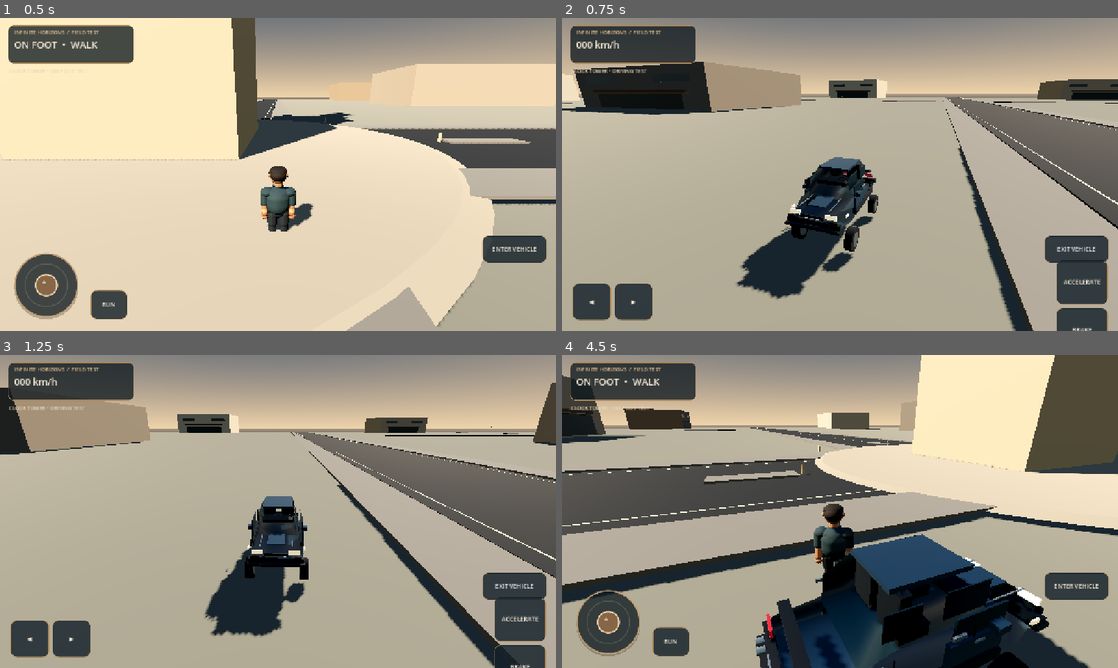
Above: before the commit, frames 1-4 (two rows, left to right).
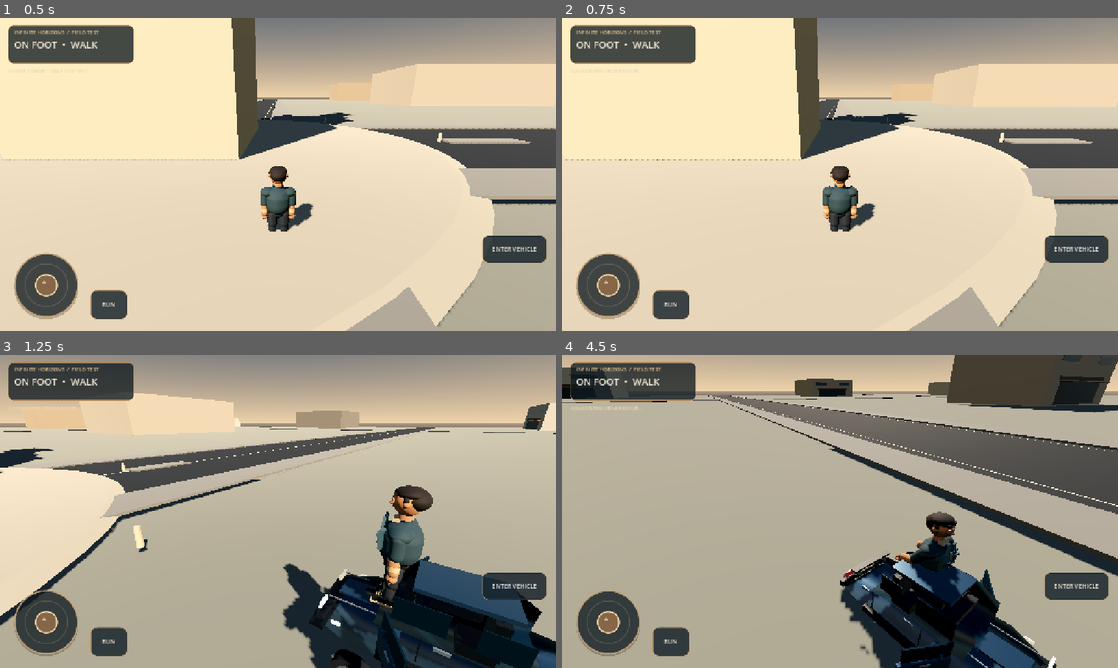
Above: after the commit, the same moments.

Repository: strideproject77-lgtm/Hill-Climb
Game: Godot game, scene res://scenes/main.tscn
Two runs of this game, one before a commit and one after it. Both use one fixed random seed, a clock stepped at 60 frames per second and the inputs below.
Inputs (mouse positions are in pixels of both pictures, inside the frame that each line leads up to):
- Up to frame 1 (0.5 s): no input
- Up to frame 2 (0.75 s): click "ENTER VEHICLE" at 0.5 s
- Up to frame 3 (1.25 s): no input
- Up to frame 4 (4.5 s): click "EXIT VEHICLE" (after the commit: "ENTER VEHICLE") at 1.25 s; tap Enter at 2 s; move the mouse to (962, 495) at 2.02 s; hold Right 2.03-2.75 s; tap E at 2.1, 3.6 s; click (962, 495) at 2.17 s; drag from (728, 527) to (812, 574) at 2.77 s; move the mouse to (895, 442) at 3.52 s; hold Right 3.53-4.25 s; drag from (812, 574) to (673, 464) at 4.27 s

Frame 1 is identical in both runs. In frame 2, 80% of the frame differs, in the area x 0-100%, y 0-100%; in frame 3, 50%; in frame 4, 58%.

Commit message:
Add animated coupe door and driver entry exit sequence

Diff:
--- a/game/scripts/open_world.gd
+++ b/game/scripts/open_world.gd
@@ -232,38 +232,76 @@
 func _update_player_input() -> void:
 	player.set_move_input(joystick_axis,bool(held_controls.get("sprint",false)))
 
+var vehicle_transition_busy := false
+
 func _toggle_vehicle() -> void:
-	# Clear any held analog/digital movement before switching control modes.
+	if vehicle_transition_busy:
+		return
+	if driving:
+		_exit_vehicle_sequence()
+	else:
+		_enter_vehicle_sequence()
+
+func _enter_vehicle_sequence() -> void:
+	if player.global_position.distance_to(vehicle.global_position) > 14.5:
+		mode_label.text = "MOVE CLOSER TO THE COUPE"
+		return
+	vehicle_transition_busy = true
+	_clear_on_foot_input()
+	mode_label.text = "UNLOCKING DRIVER DOOR..."
+	vehicle.set_doors_open(true,0.48)
+	await get_tree().create_timer(0.52).timeout
+	# A short approach/seat transition: the character is moved to the driver
+	# seat, adopts a seated pose, then the door closes before driving begins.
+	var seat_world: Transform3D = vehicle.get_driver_seat_transform()
+	var side_step := vehicle.global_transform.basis.x * -1.18
+	var approach := seat_world.origin + side_step + Vector3.UP * 0.08
+	var approach_tween := create_tween()
+	approach_tween.tween_property(player,"global_position",approach,0.28).set_trans(Tween.TRANS_SINE).set_ease(Tween.EASE_OUT)
+	await approach_tween.finished
+	player.rotation.y = vehicle.rotation.y
+	player.set_physics_process(false)
+	player.collision_layer = 0
+	player.collision_mask = 0
+	player.enter_vehicle_visual(vehicle.model_root,vehicle.driver_seat.position)
+	player.visible = false
+	vehicle.set_doors_open(false,0.38)
+	await get_tree().create_timer(0.42).timeout
+	driving = true
+	vehicle.freeze = false
+	vehicle.sleeping = false
+	vehicle_transition_busy = false
+	_update_mode_ui()
+
+func _exit_vehicle_sequence() -> void:
+	vehicle_transition_busy = true
+	vehicle.set_drive_controls(0.0,1.0,0.0)
+	vehicle.linear_velocity = Vector3.ZERO
+	vehicle.angular_velocity = Vector3.ZERO
+	vehicle.set_doors_open(true,0.42)
+	await get_tree().create_timer(0.46).timeout
+	var exit_position := vehicle.global_position + vehicle.global_transform.basis.x * -2.25 + Vector3.UP * 0.18
+	player.global_position = exit_position
+	player.velocity = Vector3.ZERO
+	player.exit_vehicle_visual(player)
+	player.visible = true
+	player.set_physics_process(true)
+	player.collision_layer = 1
+	player.collision_mask = 1
+	vehicle.set_doors_open(false,0.38)
+	await get_tree().create_timer(0.40).timeout
+	driving = false
+	vehicle.set_drive_controls(0.0,0.0,0.0)
+	vehicle_transition_busy = false
+	_update_mode_ui()
+
+func _clear_on_foot_input() -> void:
 	joystick_axis = Vector2.ZERO
 	held_controls["sprint"] = false
 	if is_instance_valid(move_joystick):
 		move_joystick.reset_axis()
 	if is_instance_valid(player):
 		player.set_move_input(Vector2.ZERO,false)
-	if not driving:
-		if player.global_position.distance_to(vehicle.global_position) > 14.5:
-			mode_label.text = "MOVE CLOSER TO THE SEDAN"
-			return
-		driving = true
-		player.visible = false
-		player.set_physics_process(false)
-		player.collision_layer = 0
-		player.collision_mask = 0
-		vehicle.freeze = false
-		vehicle.sleeping = false
-	else:
-		driving = false
-		vehicle.set_drive_controls(0.0,1.0,0.0)
-		vehicle.linear_velocity = Vector3.ZERO
-		vehicle.angular_velocity = Vector3.ZERO
-		player.global_position = vehicle.global_position + vehicle.global_transform.basis.x * 2.4 + Vector3.UP * 0.2
-		player.velocity = Vector3.ZERO
-		player.visible = true
-		player.set_physics_process(true)
-		player.collision_layer = 1
-		player.collision_mask = 1
-		vehicle.set_drive_controls(0.0,0.0,0.0)
-	_update_mode_ui()
 
 class VirtualJoystick extends Control:
 	signal axis_changed(axis: Vector2)
